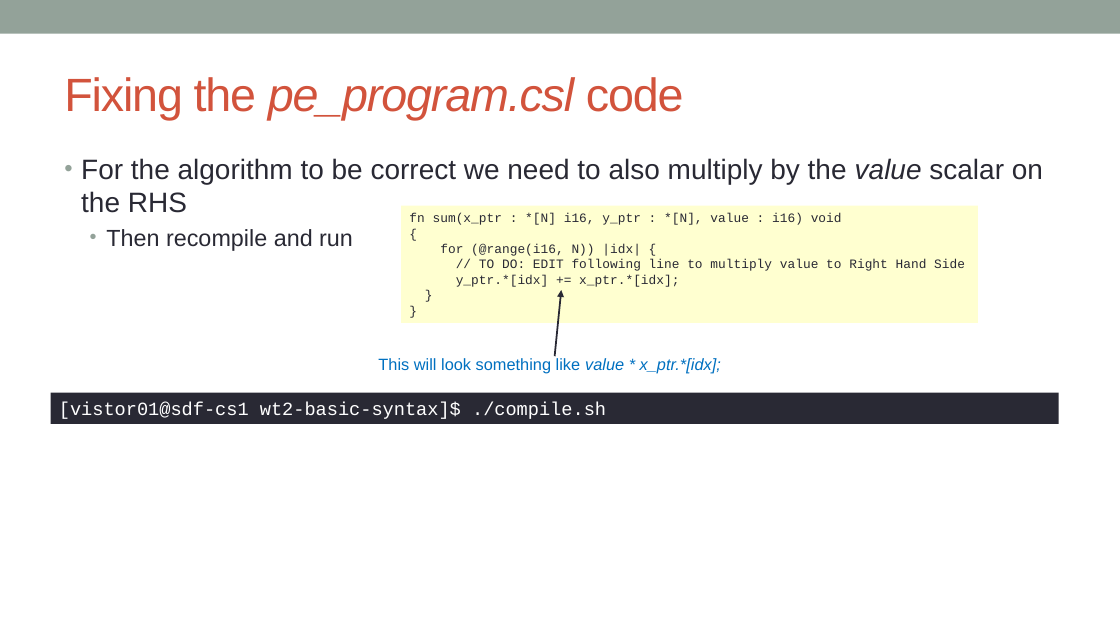
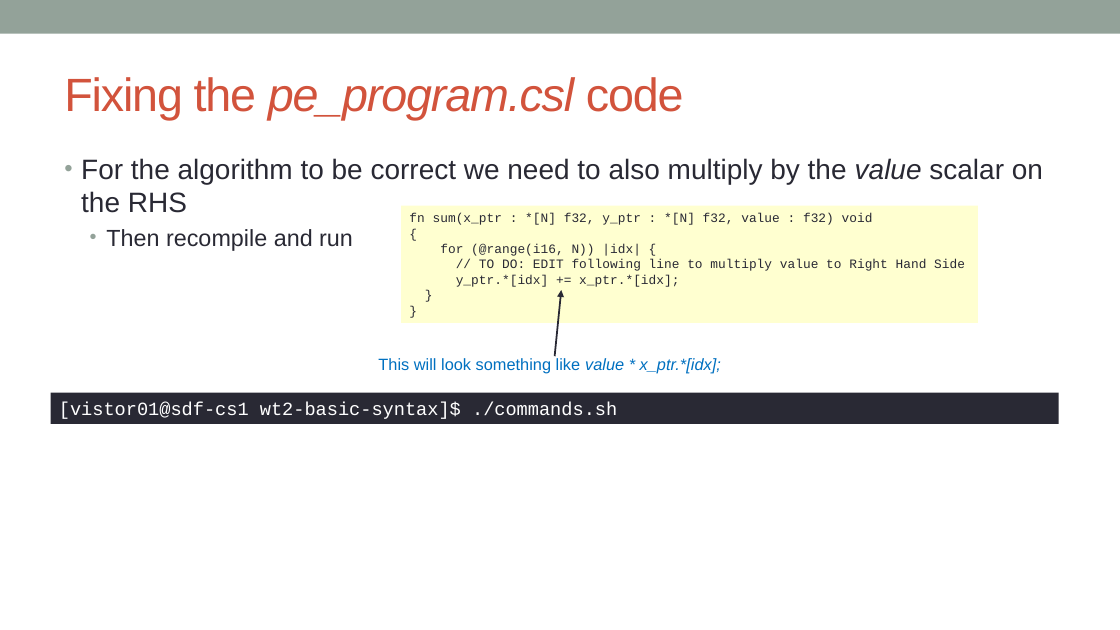
Before and after one commit to EPCCed/cs2-sdk-training, a slide deck: slide 19 of lectures/powerpoints/SDK-walkthrough-part-one.pptx. Drawn at 1120x630 pixels with LibreOffice and Linux fonts; fonts in the diff are those of the drawing. Boxes give left, top, right and bottom in pixels: in the first picture for what was removed or moved away, otherwise in the second. Text is boxed around its words. In the diff, an @@ line names an element or a change of style, - is before the commit and + after.

```diff
--- a/lectures/powerpoints/SDK-walkthrough-part-one.pptx
+++ b/lectures/powerpoints/SDK-walkthrough-part-one.pptx
@@ text in rectangle at bbox=[409, 213, 873, 225]: text changed @@
-fn sum(x_ptr : *[N] i16, y_ptr : *[N], value : i16) void
+fn sum(x_ptr : *[N] f32, y_ptr : *[N] f32, value : f32) void
@@ text in rectangle at bbox=[59, 402, 617, 419]: text changed @@
-[vistor01@sdf-cs1 wt2-basic-syntax]$ ./compile.sh
+[vistor01@sdf-cs1 wt2-basic-syntax]$ ./commands.sh
```
Also in this commit, not shown: 5 other slides changed, 1 other file.
